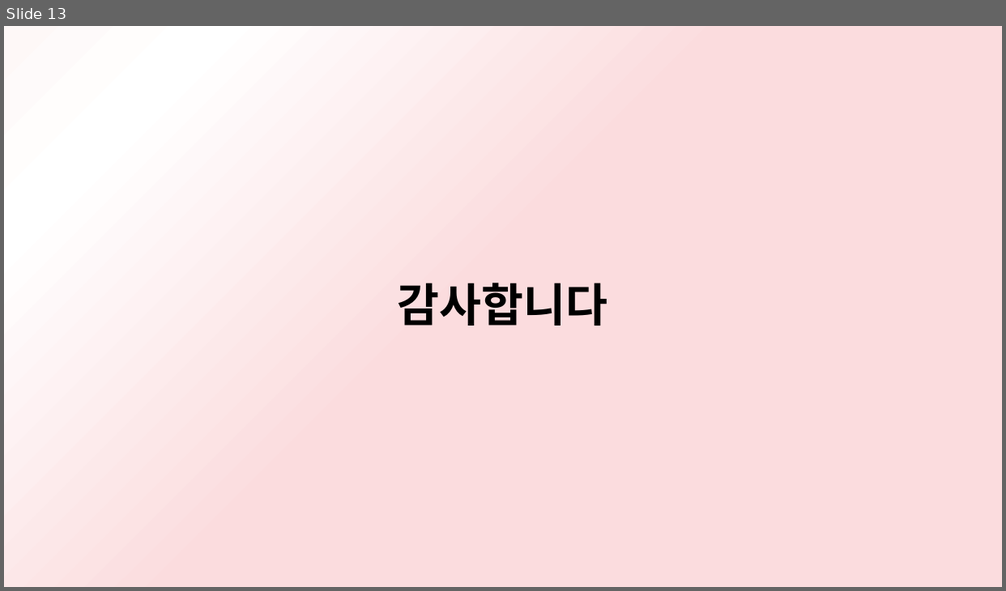
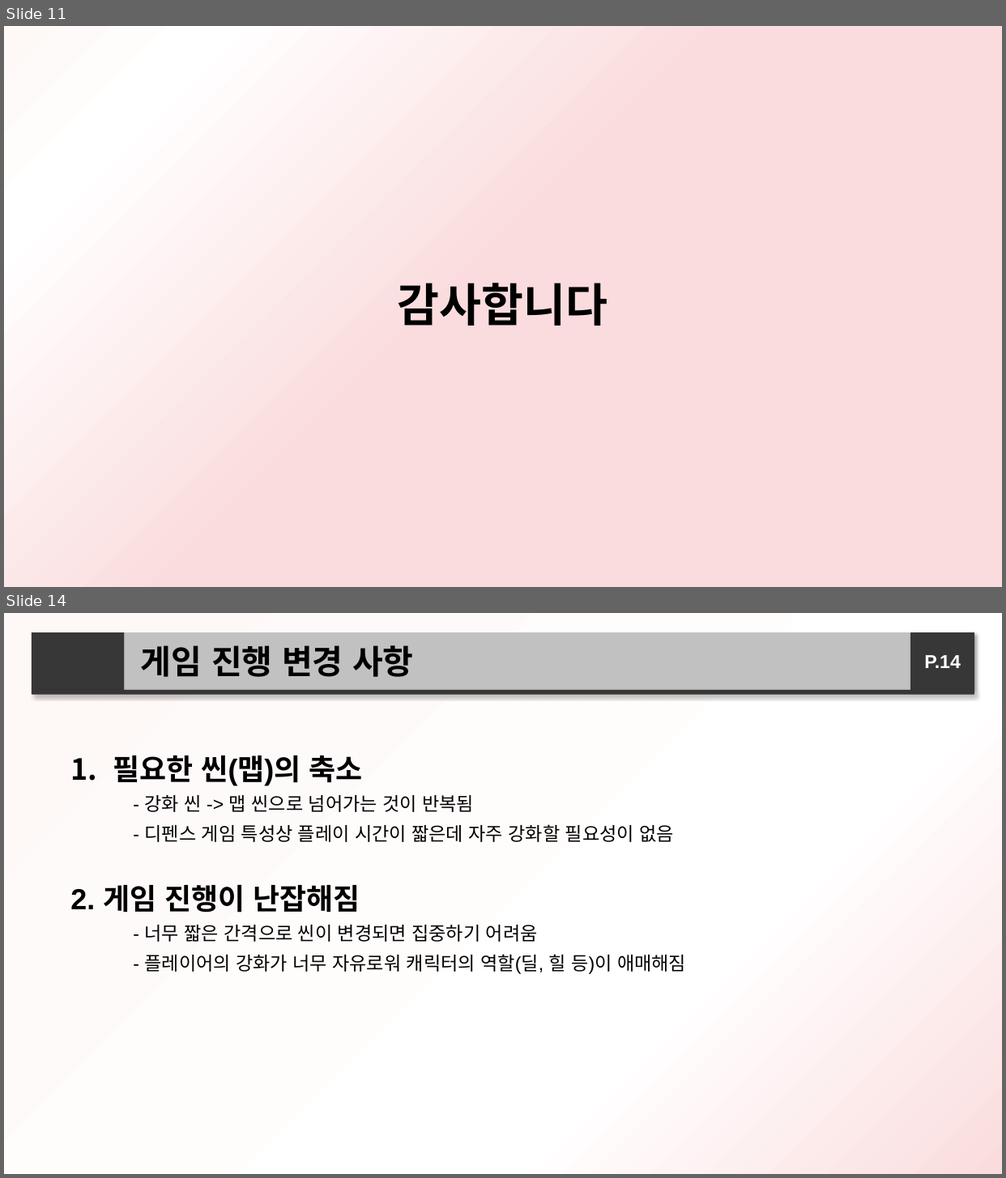
Before and after one commit to 2015184012Bang/KPU_TeamProject, a slide deck: ProjectPlan/중간발표/하트비트_방종혁_장규현_김명규.pptx. Shown one above the other, each under a label of ours: slide 13 before the commit, slides 11 and 14 after it; the slides between them are not shown. The pictures are 1006x591 and 1006x1178 pixels, drawn with LibreOffice and Linux fonts; fonts in the diff are those of the drawing. Boxes give left, top, right and bottom in pixels: in the first picture for what was removed or moved away, otherwise in the second. Text is boxed around its words. In the diff, an @@ line names an element or a change of style, - is before the commit and + after.

```diff
--- a/ProjectPlan/중간발표/하트비트_방종혁_장규현_김명규.pptx
+++ b/ProjectPlan/중간발표/하트비트_방종혁_장규현_김명규.pptx
@@ slide 14 added at (4, 613, 1002, 1174), background gradient #FEF8F7 to #FFFFFF to #FBDCDE @@
@@ rectangle added at (32, 632, 125, 690), fill #373737 @@
@@ rectangle added at (125, 632, 975, 690), fill #C1C1C1, 32 pt, text #000000, bold @@
+게임 진행 변경 사항
@@ rectangle added at (910, 632, 974, 690), fill #373737, 18 pt, text #FFFFFF, bold @@
+P.14
@@ rounded rectangle added at (32, 690, 975, 695), fill #373737 @@
@@ text added at (70, 756, 686, 974), 18 pt, text #000000 @@
+1. 필요한 씬(맵)의 축소
+- 강화 씬 -> 맵 씬으로 넘어가는 것이 반복됨
+- 디펜스 게임 특성상 플레이 시간이 짧은데 자주 강화할 필요성이 없음
+2. 게임 진행이 난잡해짐
+- 너무 짧은 간격으로 씬이 변경되면 집중하기 어려움
+- 플레이어의 강화가 너무 자유로워 캐릭터의 역할(딜, 힐 등)이 애매해짐
@@ what was slide 13 is now slide 11 @@
```
Also in this commit, not shown: 8 slides changed, 2 other slides added, 3 slides removed.
